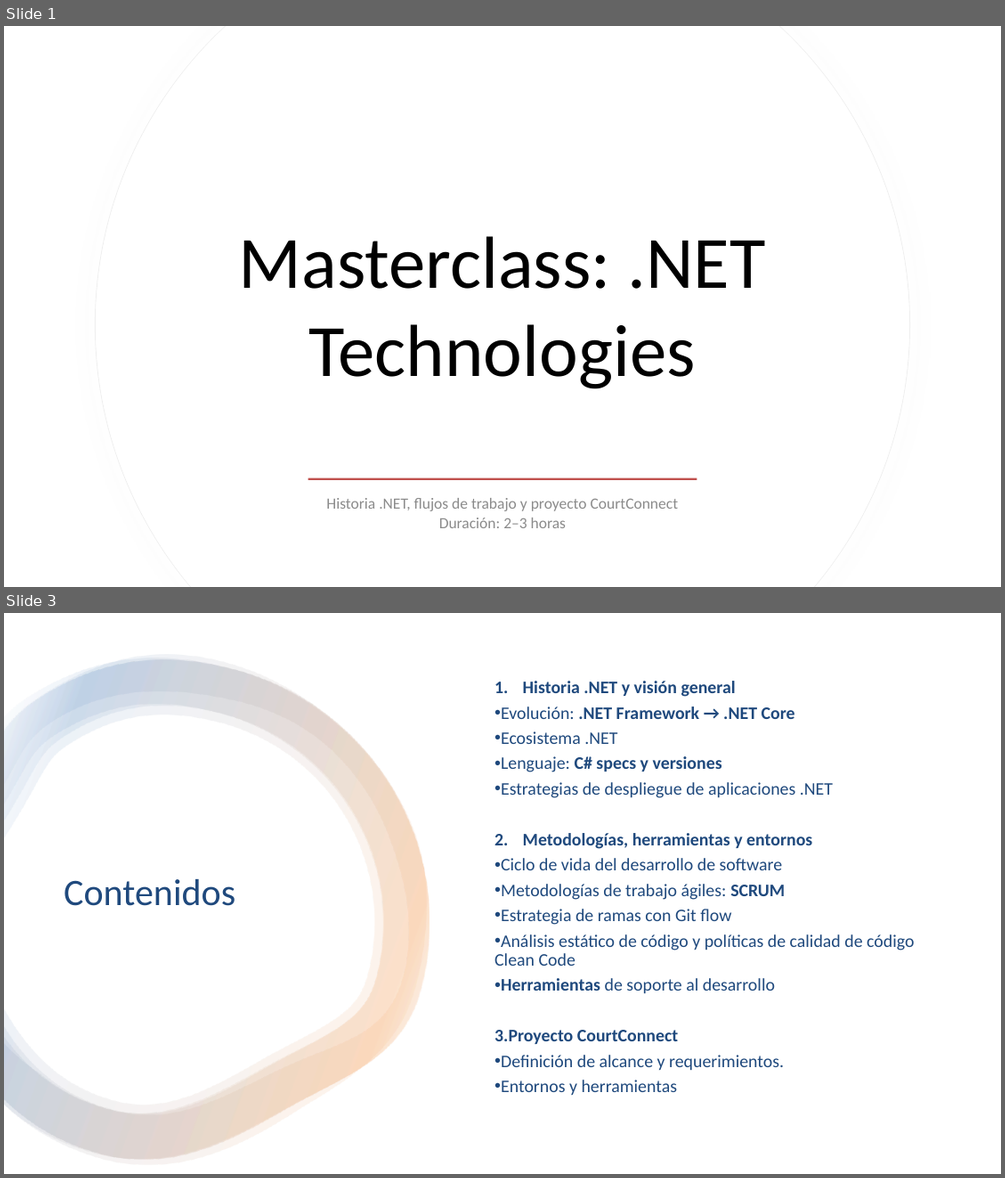
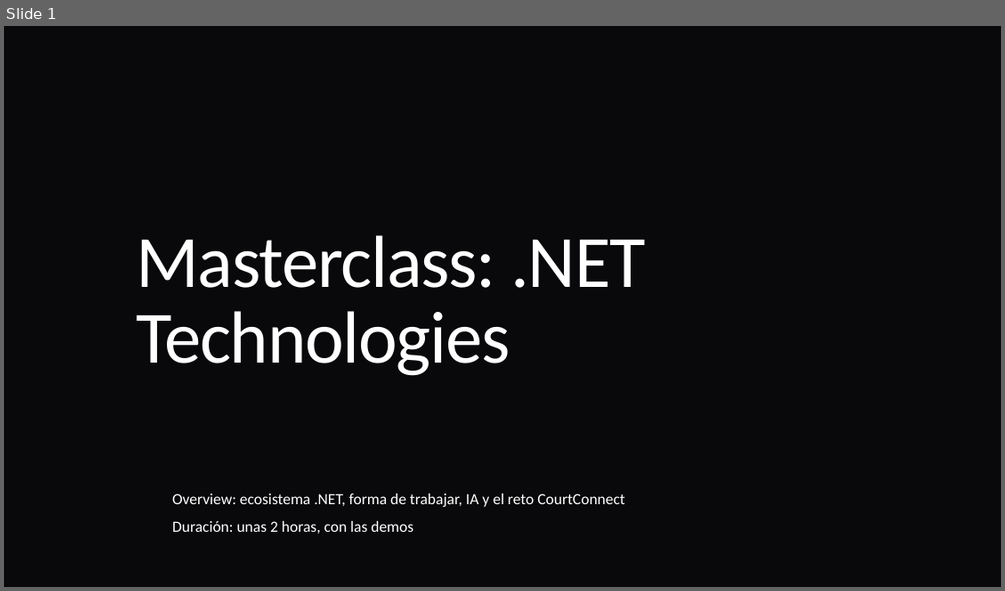
Before and after one commit to ybenzina/formacion-dotnet-junior, a slide deck: docs/masterclasses/masterclass-dotnet-technologies.pptx. Shown one above the other, each under a label of ours: slides 1 and 3 before the commit, slide 1 after it; the slides between them are not shown. The pictures are 1005x1178 and 1005x591 pixels, drawn with LibreOffice and Linux fonts; fonts in the diff are those of the drawing; background and template pictures are left out. Boxes give left, top, right and bottom in pixels: in the first picture for what was removed or moved away, otherwise in the second. Text is boxed around its words. In the diff, an @@ line names an element or a change of style, - is before the commit and + after.

Commit message:
doc: Masterclass .NET Technologies (#48)
* Concretiza ramas de trabajo y actualiza documentación de masterclass general

* Acutaliza ejercicios planteando migración a net11 en parte III

---------

```diff
--- a/docs/masterclasses/masterclass-dotnet-technologies.pptx
+++ b/docs/masterclasses/masterclass-dotnet-technologies.pptx
@@ slide 3 removed at box(4, 613, 1001, 1174), background #FFFFFF @@
@@ rectangle removed at box(4, 613, 1001, 1174) @@
@@ group removed at box(4, 655, 429, 1165): 4 freeform shapes @@
@@ text removed at box(494, 681, 914, 1094) @@
-1. Historia .NET y visión general
-• Evolución: .NET Framework → .NET Core
-• Ecosistema .NET
-• Lenguaje: C# specs y versiones
-• Estrategias de despliegue de aplicaciones .NET
-2. Metodologías, herramientas y entornos
-• Ciclo de vida del desarrollo de software
-• Metodologías de trabajo ágiles: SCRUM
-• Estrategia de ramas con Git flow
-• Análisis estático de código y políticas de calidad de código Clean Code
-• Herramientas de soporte al desarrollo
-3. Proyecto CourtConnect
-• Definición de alcance y requerimientos.
-• Entornos y herramientas
@@ title removed at box(64, 879, 235, 906) @@
-Contenidos
@@ slide 1 changed as well @@
@@ background #FFFFFF to picture (left out) @@
@@ freeform shape removed at box(96, 26, 909, 587) @@
@@ freeform shape removed at box(96, 26, 909, 587) @@
@@ title "Masterclass: .NET Technologies" at box(136, 235, 645, 376): text colour #000000 to #FFFFFF, letter spacing 0 to -1.1 pt; alignment centre to left; line spacing 1 to 0.85 @@
@@ rectangle removed at box(308, 477, 697, 480) @@
@@ subtitle at box(172, 493, 625, 533): text changed; text colour #8C8C8C to #FFFFFF @@
-Historia .NET, flujos de trabajo y proyecto CourtConnect
-Duración: 2–3 horas
+Overview: ecosistema .NET, forma de trabajar, IA y el reto CourtConnect
+Duración: unas 2 horas, con las demos
```
Also in this commit, not shown: 8 other slides changed, 36 slides added, 15 other slides removed, 14 other files.
